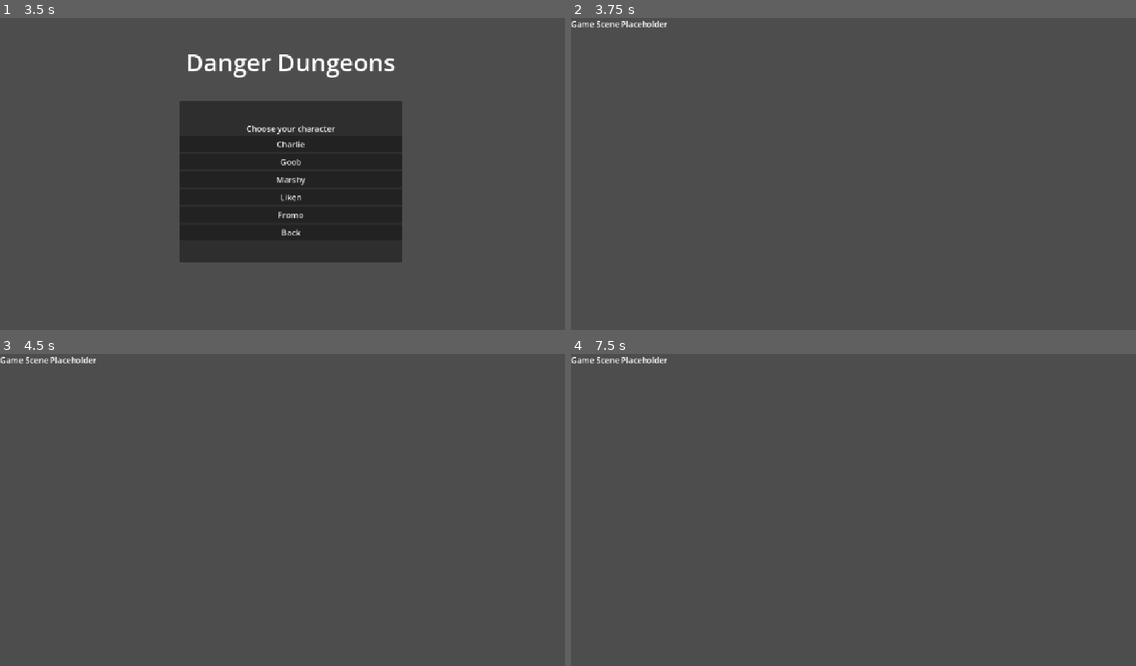
Above: before the commit, frames 1-4 (two rows, left to right).
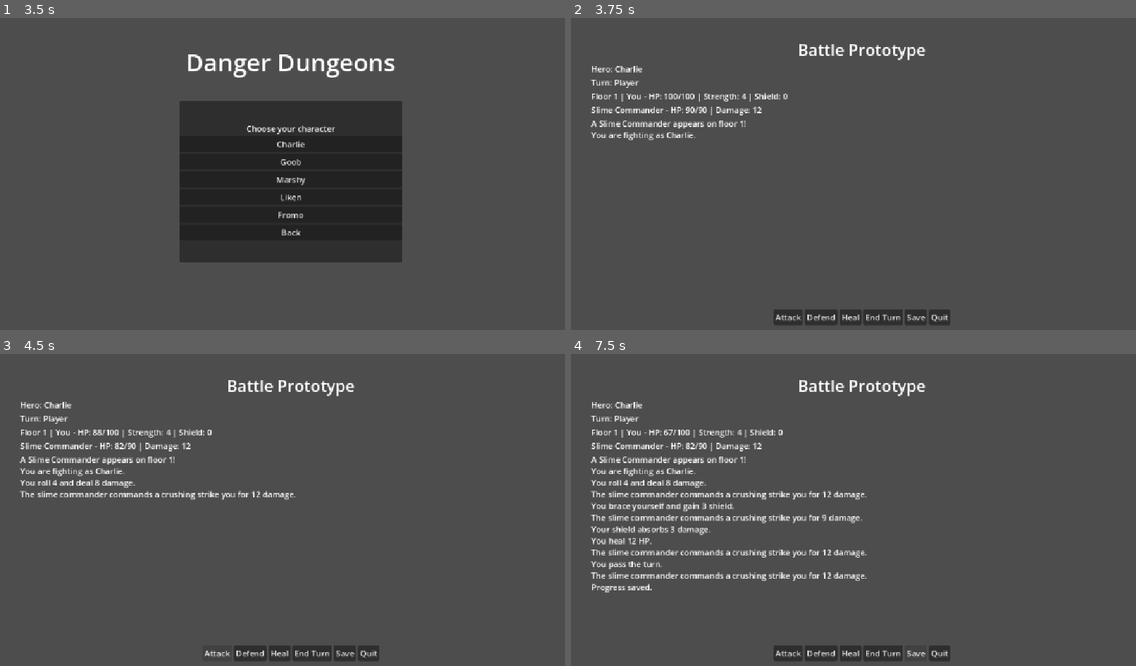
Above: after the commit, the same moments.

Repository: pwfvanzyl-source/Danger-dungeons
Game: Godot game, scene res://scenes/MainMenu.tscn
Two runs of this game, one before a commit and one after it. Both use one fixed random seed, a clock stepped at 60 frames per second and the inputs below.
Inputs (mouse positions are in pixels of both pictures, inside the frame that each line leads up to):
- Up to frame 1 (3.5 s): click "Play" at 0.5 s; click "Back" at 1.25 s; click "Play" at 2 s; click "Save Slot 1" at 2.75 s
- Up to frame 2 (3.75 s): click "Charlie" at 3.5 s
- Up to frame 3 (4.5 s): click (214, 653) at 4.25 s, where only the run after the commit has a clickable "Attack"
- Up to frame 4 (7.5 s): click (819, 653) at 5 s, where only the run after the commit has a clickable "Defend"; click (847, 653) at 5.75 s, where only the run after the commit has a clickable "Heal"; click (881, 653) at 6.5 s, where only the run after the commit has a clickable "End Turn"; click (915, 653) at 7.25 s, where only the run after the commit has a clickable "Save"

Frame 1 is identical in both runs. In frame 2, 3.2% of the frame differs, in the area x 0-68%, y 0-99%; in frame 3, 3.8%; in frame 4, 6.5%.
Error before the commit: Invalid assignment of property or key 'text' with value of type 'String' on a base object of type 'null instance'. (res://scripts/Game.gd:10)

Commit message:
modified:   scenes/game.tscn 	modified:   scripts/Game.gd 	modified:   scripts/GameState.gd

Diff:
--- a/scenes/game.tscn
+++ b/scenes/game.tscn
@@ -2,10 +2,79 @@
 
 [ext_resource type="Script" path="res://scripts/Game.gd" id="1_f1"]
 
-[node name="Game" type="Node2D"]
+[node name="Game" type="Control"]
+layout_mode = 3
+anchors_preset = 15
+anchor_right = 1.0
+anchor_bottom = 1.0
+grow_horizontal = 2
+grow_vertical = 2
 script = ExtResource("1_f1")
 
-[node name="Label" type="Label" parent="Game"]
-text = "Game Scene Placeholder"
+[node name="VBoxContainer" type="VBoxContainer" parent="."]
+layout_mode = 1
+anchors_preset = 15
+anchor_right = 1.0
+anchor_bottom = 1.0
+offset_left = 40.0
+offset_top = 40.0
+offset_right = -40.0
+offset_bottom = -40.0
+grow_horizontal = 2
+grow_vertical = 2
+
+[node name="TitleLabel" type="Label" parent="VBoxContainer"]
+layout_mode = 2
+theme_override_font_sizes/font_size = 32
+text = "Battle Prototype"
 horizontal_alignment = 1
-rect_position = Vector2(200,100)
+
+[node name="CharacterLabel" type="Label" parent="VBoxContainer"]
+layout_mode = 2
+text = "Hero: "
+
+[node name="TurnLabel" type="Label" parent="VBoxContainer"]
+layout_mode = 2
+text = "Turn: Player"
+
+[node name="PlayerStatsLabel" type="Label" parent="VBoxContainer"]
+layout_mode = 2
+text = "You - HP: 100/100 | Strength: 4 | Shield: 0"
+
+[node name="EnemyStatsLabel" type="Label" parent="VBoxContainer"]
+layout_mode = 2
+text = "Enemy - HP: 80/80 | Strength: 3"
+
+[node name="BattleLogLabel" type="RichTextLabel" parent="VBoxContainer"]
+layout_mode = 2
+size_flags_vertical = 3
+bbcode_enabled = true
+text = ""
+
+[node name="Buttons" type="HBoxContainer" parent="VBoxContainer"]
+layout_mode = 2
+alignment = 1
+
+[node name="AttackButton" type="Button" parent="VBoxContainer/Buttons"]
+layout_mode = 2
+text = "Attack"
+
+[node name="DefendButton" type="Button" parent="VBoxContainer/Buttons"]
+layout_mode = 2
+text = "Defend"
+
+[node name="HealButton" type="Button" parent="VBoxContainer/Buttons"]
+layout_mode = 2
+text = "Heal"
+
+[node name="EndTurnButton" type="Button" parent="VBoxContainer/Buttons"]
+layout_mode = 2
+text = "End Turn"
+
+[node name="SaveButton" type="Button" parent="VBoxContainer/Buttons"]
+layout_mode = 2
+text = "Save"
+
+[node name="QuitButton" type="Button" parent="VBoxContainer/Buttons"]
+layout_mode = 2
+text = "Quit"
--- a/scripts/Game.gd
+++ b/scripts/Game.gd
@@ -1,10 +1,180 @@
-extends Node2D
+extends Control
 
 @onready var game_state = get_node("/root/GameState")
 
+@onready var character_label: Label = $VBoxContainer/CharacterLabel
+@onready var turn_label: Label = $VBoxContainer/TurnLabel
+@onready var player_stats_label: Label = $VBoxContainer/PlayerStatsLabel
+@onready var enemy_stats_label: Label = $VBoxContainer/EnemyStatsLabel
+@onready var battle_log_label: RichTextLabel = $VBoxContainer/BattleLogLabel
+
+@onready var attack_button: Button = $VBoxContainer/Buttons/AttackButton
+@onready var defend_button: Button = $VBoxContainer/Buttons/DefendButton
+@onready var heal_button: Button = $VBoxContainer/Buttons/HealButton
+@onready var end_turn_button: Button = $VBoxContainer/Buttons/EndTurnButton
+@onready var save_button: Button = $VBoxContainer/Buttons/SaveButton
+@onready var quit_button: Button = $VBoxContainer/Buttons/QuitButton
+
+var player_hp: int = 100
+var player_max_hp: int = 100
+var player_strength: int = 4
+var player_shield: int = 0
+var current_floor: int = 1
+var save_path: String = "user://danger_dungeons_save.dat"
+var enemy_name: String = "Slime"
+var enemy_hp: int = 50
+var enemy_max_hp: int = 50
+var enemy_damage: int = 6
+var enemy_attack_text: String = "slaps"
+var player_turn: bool = true
+var battle_active: bool = true
+
 func _ready() -> void:
-	var label: Label = $Label
-	if game_state.selected_character == "":
-		label.text = "No character selected"
+	randomize()
+	attack_button.pressed.connect(_on_attack_pressed)
+	defend_button.pressed.connect(_on_defend_pressed)
+	heal_button.pressed.connect(_on_heal_pressed)
+	end_turn_button.pressed.connect(_on_end_turn_pressed)
+	save_button.pressed.connect(_on_save_pressed)
+	quit_button.pressed.connect(_on_quit_pressed)
+
+	player_hp = game_state.player_hp
+	player_max_hp = game_state.player_max_hp
+	player_strength = game_state.player_strength
+	player_shield = game_state.player_shield
+	current_floor = game_state.current_floor
+	if game_state.selected_character != "":
+		game_state.selected_character = game_state.selected_character
+
+	_spawn_enemy()
+	_append_log("You are fighting as %s." % [game_state.selected_character if game_state.selected_character != "" else "the hero"])
+	_refresh_ui()
+
+func _refresh_ui() -> void:
+	var hero_name: String = game_state.selected_character if game_state.selected_character != "" else "Hero"
+	character_label.text = "Hero: %s" % hero_name
+	turn_label.text = "Turn: %s" % ("Player" if player_turn else "Enemy")
+	player_stats_label.text = "Floor %d | You - HP: %d/%d | Strength: %d | Shield: %d" % [current_floor, player_hp, player_max_hp, player_strength, player_shield]
+	enemy_stats_label.text = "%s - HP: %d/%d | Damage: %d" % [enemy_name, enemy_hp, enemy_max_hp, enemy_damage]
+
+	attack_button.disabled = not battle_active
+	defend_button.disabled = not battle_active
+	heal_button.disabled = not battle_active
+	end_turn_button.disabled = not battle_active
+
+func _append_log(message: String) -> void:
+	battle_log_label.text += message + "\n"
+
+func _spawn_enemy() -> void:
+	var enemy_types: Array[Dictionary] = [
+		{"name": "Slime", "hp": 50, "damage": 6, "attack_text": "slaps"},
+		{"name": "Knight", "hp": 70, "damage": 8, "attack_text": "slashes"},
+		{"name": "Lava Slime", "hp": 60, "damage": 10, "attack_text": "burns"},
+		{"name": "Slime Commander", "hp": 90, "damage": 12, "attack_text": "commands a crushing strike"}
+	]
+	var enemy_data: Dictionary = enemy_types[randi() % enemy_types.size()]
+	enemy_name = String(enemy_data["name"])
+	enemy_max_hp = int(enemy_data["hp"]) + (current_floor - 1) * 5
+	enemy_hp = enemy_max_hp
+	enemy_damage = int(enemy_data["damage"]) + (current_floor - 1) * 2
+	enemy_attack_text = String(enemy_data["attack_text"])
+	_append_log("A %s appears on floor %d!" % [enemy_name, current_floor])
+
+func _enemy_turn() -> void:
+	if not battle_active:
+		return
+
+	var damage: int = enemy_damage
+	var blocked: int = 0
+
+	if player_shield > 0:
+		blocked = min(player_shield, damage)
+		player_shield -= blocked
+		damage -= blocked
+
+	if damage > 0:
+		player_hp -= damage
+		_append_log("The %s %s you for %d damage." % [enemy_name.to_lower(), enemy_attack_text, damage])
 	else:
-		label.text = "Selected character: %s" % game_state.selected_character
+		_append_log("The %s %s, but your shield absorbs the hit." % [enemy_name.to_lower(), enemy_attack_text])
+
+	if blocked > 0:
+		_append_log("Your shield absorbs %d damage." % blocked)
+
+	if player_hp <= 0:
+		battle_active = false
+		_append_log("You were defeated.")
+	else:
+		player_turn = true
+
+	_refresh_ui()
+
+func _on_attack_pressed() -> void:
+	if not battle_active or not player_turn:
+		return
+
+	var roll: int = randi_range(1, 6)
+	var damage: int = roll + player_strength
+	enemy_hp -= damage
+	_append_log("You roll %d and deal %d damage." % [roll, damage])
+
+	if enemy_hp <= 0:
+		battle_active = false
+		_append_log("The enemy falls to the ground.")
+		current_floor += 1
+		_append_log("You ascend to floor %d." % current_floor)
+		player_shield = max(0, player_shield - 1)
+		player_hp = min(player_max_hp, player_hp + 8)
+		player_turn = true
+		_spawn_enemy()
+		_refresh_ui()
+		return
+
+	player_turn = false
+	_refresh_ui()
+	_enemy_turn()
+
+func _on_defend_pressed() -> void:
+	if not battle_active or not player_turn:
+		return
+
+	player_shield += 3
+	_append_log("You brace yourself and gain 3 shield.")
+	player_turn = false
+	_refresh_ui()
+	_enemy_turn()
+
+func _on_heal_pressed() -> void:
+	if not battle_active or not player_turn:
+		return
+
+	var heal_amount: int = 12
+	player_hp = min(player_max_hp, player_hp + heal_amount)
+	_append_log("You heal %d HP." % heal_amount)
+	player_turn = false
+	_refresh_ui()
+	_enemy_turn()
+
+func _on_end_turn_pressed() -> void:
+	if not battle_active or not player_turn:
+		return
+
+	_append_log("You pass the turn.")
+	player_turn = false
+	_refresh_ui()
+	_enemy_turn()
+
+func _on_save_pressed() -> void:
+	game_state.selected_character = game_state.selected_character
+	game_state.current_floor = current_floor
+	game_state.player_hp = player_hp
+	game_state.player_max_hp = player_max_hp
+	game_state.player_strength = player_strength
+	game_state.player_shield = player_shield
+	game_state.save_to_file(save_path)
+	_append_log("Progress saved.")
+	_refresh_ui()
+
+func _on_quit_pressed() -> void:
+	_on_save_pressed()
+	get_tree().quit()
--- a/scripts/GameState.gd
+++ b/scripts/GameState.gd
@@ -3,7 +3,48 @@
 
 var selected_character: String = ""
 var save_slot: int = 0
+var current_floor: int = 1
+var player_hp: int = 100
+var player_max_hp: int = 100
+var player_strength: int = 4
+var player_shield: int = 0
 
 func reset() -> void:
 	selected_character = ""
 	save_slot = 0
+	current_floor = 1
+	player_hp = 100
+	player_max_hp = 100
+	player_strength = 4
+	player_shield = 0
+
+func save_to_file(path: String) -> void:
+	var file = FileAccess.open(path, FileAccess.WRITE)
+	if file == null:
+		push_error("Could not write save file: %s" % path)
+		return
+	file.store_var(selected_character)
+	file.store_var(save_slot)
+	file.store_var(current_floor)
+	file.store_var(player_hp)
+	file.store_var(player_max_hp)
+	file.store_var(player_strength)
+	file.store_var(player_shield)
+	file.close()
+
+func load_from_file(path: String) -> bool:
+	if not FileAccess.file_exists(path):
+		return false
+	var file = FileAccess.open(path, FileAccess.READ)
+	if file == null:
+		push_error("Could not read save file: %s" % path)
+		return false
+	selected_character = file.get_var()
+	save_slot = file.get_var()
+	current_floor = file.get_var()
+	player_hp = file.get_var()
+	player_max_hp = file.get_var()
+	player_strength = file.get_var()
+	player_shield = file.get_var()
+	file.close()
+	return true
